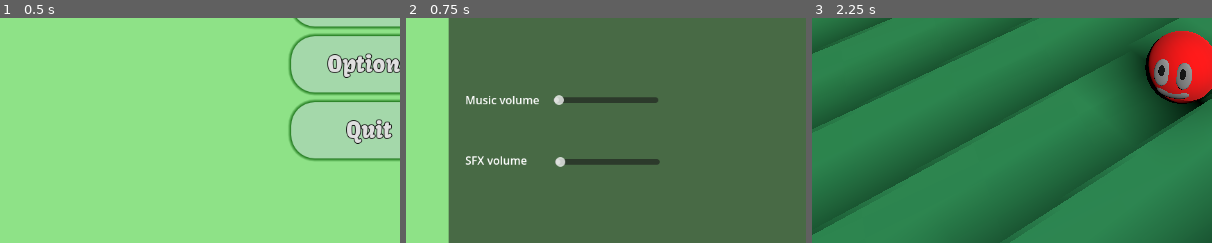
Above: before the commit, frames 1-3 (left to right).
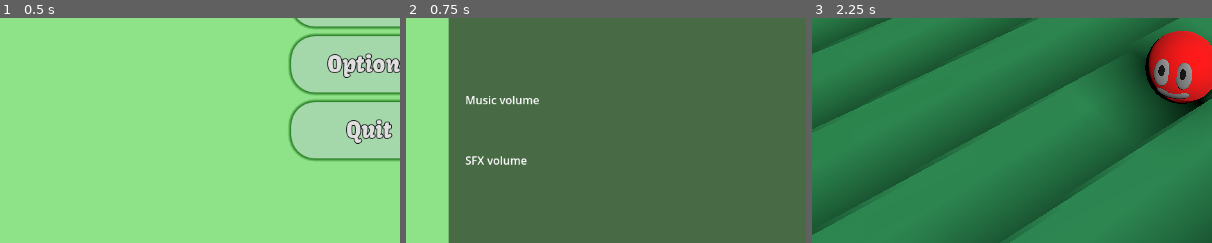
Above: after the commit, the same moments.

Repository: melonboyo/entomo
Game: Godot game, scene res://Scenes/Menus/MainMenu/MainMenu.tscn
The game is run twice, just before and just after one commit, with the same random seed, the same clock (stepped at 60 frames per second) and the same inputs.
Inputs:
- Up to frame 1 (0.5 s): no input
- Up to frame 2 (0.75 s): click "Options" at 0.5 s
- Up to frame 3 (2.25 s): click "Save & Return to Main Menu" at 1.25 s; click "Play" at 2 s
The pictures show only the part of the screen within x 4-54%, y 40-90%; the shares and areas given below are measured in that part.

Frame 1 is identical in both runs. In frame 2, 1.4% of the frame differs, in the area x 36-64%, y 34-67%; in frame 3, nothing differs.

Commit message:
help menu added

Diff:
--- a/GameStateManager/GameStateManager.gd
+++ b/GameStateManager/GameStateManager.gd
@@ -14,6 +14,7 @@
 signal toggle_game_paused(is_paused : bool)
 signal show_victory_screen()
 signal show_death_screen()
+signal show_help_screen()
 # Called when the node enters the scene tree for the first time.
 func _ready() -> void:
 	AudioManager.play_music("Froggu_Final", -5)
--- a/Scenes/Menus/OptionsMenu/OptionsMenu.tscn
+++ b/Scenes/Menus/OptionsMenu/OptionsMenu.tscn
@@ -1,10 +1,8 @@
-[gd_scene load_steps=10 format=3 uid="uid://b52yugfrhuywh"]
+[gd_scene load_steps=8 format=3 uid="uid://b52yugfrhuywh"]
 
 [ext_resource type="Script" path="res://Scenes/Menus/OptionsMenu/options_menu.gd" id="1_55mik"]
 [ext_resource type="FontFile" uid="uid://0pcsmgvhx3hf" path="res://Kavoon-Regular.ttf" id="1_xypns"]
 [ext_resource type="StyleBox" uid="uid://dhgnclwd1fv1p" path="res://buttonstyle.tres" id="2_0m3vy"]
-[ext_resource type="Script" path="res://Scripts/music_slider.gd" id="3_h5cyc"]
-[ext_resource type="Script" path="res://Scripts/sfx_slider.gd" id="4_53fsi"]
 [ext_resource type="Script" path="res://Scenes/Menus/OptionsMenu/audio.gd" id="4_woftf"]
 [ext_resource type="Script" path="res://Scenes/controls.gd" id="5_l6fbn"]
 [ext_resource type="PackedScene" uid="uid://bv3t0wpvtft44" path="res://Scenes/Menus/OptionsMenu/input_button.tscn" id="7_ubh7r"]
@@ -51,10 +49,9 @@
 offset_top = 213.0
 offset_right = 694.0
 offset_bottom = 595.0
-current_tab = 1
+current_tab = 0
 
 [node name="Audio" type="TabBar" parent="TabContainer"]
-visible = false
 layout_mode = 2
 focus_mode = 0
 theme_override_styles/tab_selected = ExtResource("2_0m3vy")
@@ -86,27 +83,8 @@
 layout_mode = 2
 text = "SFX volume"
 
-[node name="MusicSlider" type="HSlider" parent="TabContainer/Audio"]
-layout_mode = 0
-offset_left = 151.0
-offset_top = 88.0
-offset_right = 302.0
-offset_bottom = 176.0
-max_value = 1.0
-step = 0.05
-script = ExtResource("3_h5cyc")
-
-[node name="SFXSlider" type="HSlider" parent="TabContainer/Audio"]
-layout_mode = 0
-offset_left = 153.0
-offset_top = 177.0
-offset_right = 304.0
-offset_bottom = 265.0
-max_value = 1.0
-step = 0.05
-script = ExtResource("4_53fsi")
-
 [node name="Controls" type="TabBar" parent="TabContainer"]
+visible = false
 layout_mode = 2
 script = ExtResource("5_l6fbn")
 metadata/_tab_index = 1
--- a/Scenes/Menus/PauseMenu/pause_menu.tscn
+++ b/Scenes/Menus/PauseMenu/pause_menu.tscn
@@ -5,7 +5,7 @@
 
 [sub_resource type="StyleBoxEmpty" id="StyleBoxEmpty_lm5bg"]
 
-[node name="PauseMenu" type="Control" node_paths=PackedStringArray("pause_panel", "victory_panel", "death_panel")]
+[node name="PauseMenu" type="Control" node_paths=PackedStringArray("pause_panel", "victory_panel", "death_panel", "help_panel")]
 process_mode = 3
 layout_mode = 3
 anchors_preset = 15
@@ -17,6 +17,7 @@
 pause_panel = NodePath("PanelContainer")
 victory_panel = NodePath("VictoryPanel")
 death_panel = NodePath("DeathPanel")
+help_panel = NodePath("HelpPanel")
 
 [node name="PanelContainer" type="PanelContainer" parent="."]
 layout_mode = 0
@@ -38,6 +39,11 @@
 size_flags_vertical = 3
 text = "Restart"
 
+[node name="Help" type="Button" parent="PanelContainer/VBoxContainer"]
+layout_mode = 2
+size_flags_vertical = 3
+text = "Help"
+
 [node name="Return" type="Button" parent="PanelContainer/VBoxContainer"]
 layout_mode = 2
 size_flags_vertical = 3
@@ -49,7 +55,56 @@
 text = "Quit
 "
 
+[node name="HelpPanel" type="PanelContainer" parent="."]
+visible = false
+layout_mode = 0
+offset_left = 329.0
+offset_top = 82.0
+offset_right = 780.0
+offset_bottom = 546.0
+
+[node name="VBoxContainer" type="VBoxContainer" parent="HelpPanel"]
+layout_mode = 2
+
+[node name="Label" type="Label" parent="HelpPanel/VBoxContainer"]
+layout_mode = 2
+size_flags_horizontal = 4
+theme_override_fonts/font = ExtResource("2_batdy")
+theme_override_font_sizes/font_size = 32
+text = "How to Play:"
+
+[node name="Label2" type="Label" parent="HelpPanel/VBoxContainer"]
+clip_contents = true
+custom_minimum_size = Vector2(10, 10)
+layout_mode = 2
+theme_override_fonts/font = ExtResource("2_batdy")
+theme_override_font_sizes/font_size = 17
+text = "You are a tiny parasite looking to reach the flags around the world with the help of the different creatures in your vicinity. Use the different creatures unique abilities to reach the top of the mountain!"
+autowrap_mode = 2
+
+[node name="Label3" type="Label" parent="HelpPanel/VBoxContainer"]
+layout_mode = 2
+size_flags_horizontal = 4
+theme_override_fonts/font = ExtResource("2_batdy")
+theme_override_font_sizes/font_size = 32
+text = "Controls:"
+
+[node name="Label4" type="Label" parent="HelpPanel/VBoxContainer"]
+clip_contents = true
+custom_minimum_size = Vector2(10, 10)
+layout_mode = 2
+theme_override_fonts/font = ExtResource("2_batdy")
+theme_override_font_sizes/font_size = 17
+text = "Lorem ipsum (add controls here)"
+autowrap_mode = 2
+
+[node name="ReturnToPause" type="Button" parent="HelpPanel/VBoxContainer"]
+layout_mode = 2
+size_flags_vertical = 10
+text = "Return"
+
 [node name="VictoryPanel" type="PanelContainer" parent="."]
+visible = false
 layout_mode = 0
 offset_left = 329.0
 offset_top = 198.0
@@ -79,6 +134,7 @@
 text = "Return to Main Menu"
 
 [node name="DeathPanel" type="PanelContainer" parent="."]
+visible = false
 layout_mode = 0
 offset_left = 329.0
 offset_top = 198.0
@@ -109,8 +165,10 @@
 
 [connection signal="pressed" from="PanelContainer/VBoxContainer/Resume" to="." method="_on_resume_pressed"]
 [connection signal="pressed" from="PanelContainer/VBoxContainer/Restart" to="." method="_on_restart_pressed"]
+[connection signal="pressed" from="PanelContainer/VBoxContainer/Help" to="." method="_on_help_pressed"]
 [connection signal="pressed" from="PanelContainer/VBoxContainer/Return" to="." method="_on_return_pressed"]
 [connection signal="pressed" from="PanelContainer/VBoxContainer/Quit" to="." method="_on_quit_pressed"]
+[connection signal="pressed" from="HelpPanel/VBoxContainer/ReturnToPause" to="." method="_on_return_to_pause_pressed"]
 [connection signal="pressed" from="VictoryPanel/VBoxContainer/Restart" to="." method="_on_restart_pressed"]
 [connection signal="pressed" from="VictoryPanel/VBoxContainer/Return" to="." method="_on_return_pressed"]
 [connection signal="pressed" from="DeathPanel/VBoxContainer/Restart" to="." method="_on_restart_pressed"]
--- a/Scenes/Menus/PauseMenu/pausemenu.gd
+++ b/Scenes/Menus/PauseMenu/pausemenu.gd
@@ -3,6 +3,7 @@
 @export var pause_panel: PanelContainer
 @export var victory_panel: PanelContainer
 @export var death_panel: PanelContainer
+@export var help_panel: PanelContainer
 @export var final_flag: Flag
 
 func _ready():
@@ -10,6 +11,8 @@
 	game_manager.connect("toggle_game_paused", _on_game_manager_toggle_game_paused)
 	game_manager.connect("show_victory_screen", _on_game_manager_show_victory_screen)
 	game_manager.connect("show_death_screen", _on_game_manager_show_death_screen)
+	game_manager.connect("show_help_screen",_on_help_pressed)
+
 
 
 
@@ -44,6 +47,7 @@
 		pause_panel.show()
 		victory_panel.hide()
 		death_panel.hide()
+		help_panel.hide()
 	else:
 		hide()
 
@@ -52,9 +56,26 @@
 	victory_panel.show()
 	pause_panel.hide()
 	death_panel.hide()
+	help_panel.hide()
 
 func _on_game_manager_show_death_screen():
 	show()
 	death_panel.show()
 	victory_panel.hide()
 	pause_panel.hide()
+	help_panel.hide()
+
+
+
+func _on_return_to_pause_pressed():
+		help_panel.hide()
+		pause_panel.show()
+		death_panel.hide()
+		victory_panel.hide()
+
+
+func _on_help_pressed():
+		pause_panel.hide()
+		help_panel.show()
+		victory_panel.hide()
+		death_panel.hide()
